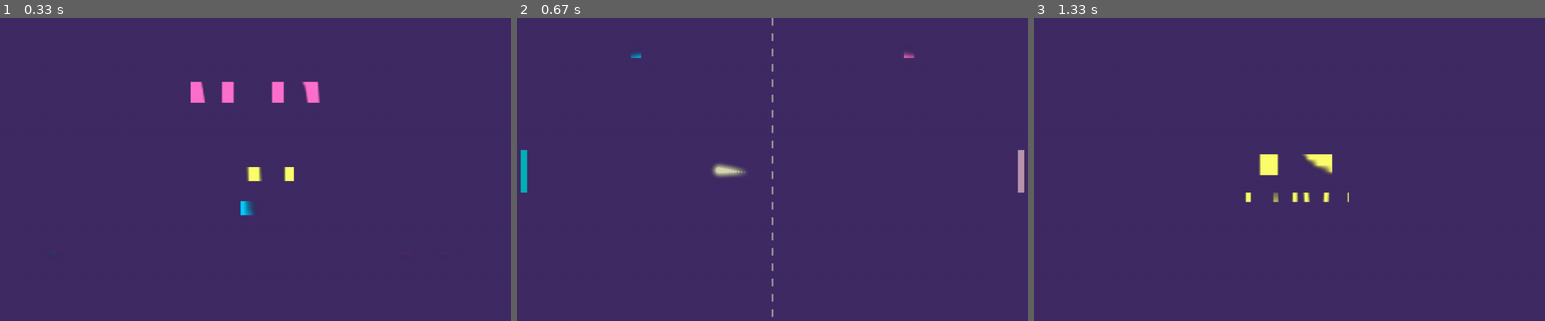
Above: before the commit, frames 1-3 (left to right).
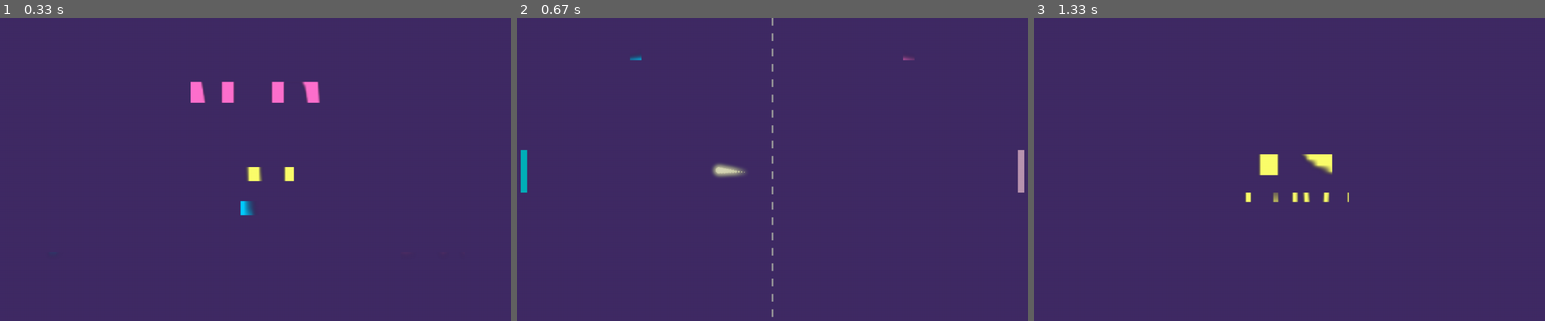
Above: after the commit, the same moments.

Repository: dterracino/neon_pong
Game: pygame game, started from main.py
Two runs of this game, one before a commit and one after it. Both use one fixed random seed, a clock stepped at 60 frames per second and the inputs below.
Inputs:
- Up to frame 1 (0.33 s): no input
- Up to frame 2 (0.67 s): tap Enter at 0.33 s
- Up to frame 3 (1.33 s): tap Esc at 0.67 s

Frame 1 is identical in both runs. In frame 2, 0.1% of the frame differs, in the area x 22-78%, y 11-14%; in frame 3, nothing differs.

Commit message:
Add font size constants and improve documentation
Co-authored-by: dterracino <3344177+dterracino@users.noreply.github.com>

Diff:
--- a/src/rendering/renderer.py
+++ b/src/rendering/renderer.py
@@ -195,14 +195,20 @@
                   font_name: Optional[str] = None, centered: bool = False):
         """Draw text using pygame fonts and OpenGL textures
 
+        This method renders text to a UI overlay that is drawn AFTER the bloom effect,
+        ensuring text remains crisp and readable. Text is cached in textures for performance.
+
         Args:
             text: Text to render
             x: X position (left edge, or center if centered=True)
             y: Y position (top edge)
-            size: Font size
+            size: Font size (use constants from src.utils.constants for consistency)
             color: RGBA color tuple (0-1 range)
-            font_name: Font file name (None for default)
+            font_name: Font file name in assets/fonts/ (None for default pygame font)
             centered: If True, text is centered at x position
+
+        Example:
+            renderer.draw_text("HELLO", 400, 300, FONT_SIZE_LARGE, COLOR_PINK, centered=True)
         """
         if not self.basic_program:
             print("[ERROR] Renderer.draw_text: Cannot draw - basic_program not loaded!")
--- a/src/scenes/game_scene.py
+++ b/src/scenes/game_scene.py
@@ -12,7 +12,8 @@
 from src.utils.constants import (
     WINDOW_WIDTH, WINDOW_HEIGHT, PADDLE_OFFSET,
     WINNING_SCORE, PARTICLE_COUNT, PARTICLE_LIFETIME,
-    COLOR_CYAN, COLOR_PINK, COLOR_YELLOW
+    COLOR_CYAN, COLOR_PINK, COLOR_YELLOW,
+    FONT_SIZE_LARGE, FONT_SIZE_DEFAULT
 )
 
 
@@ -187,15 +188,15 @@
 
         # Draw scores
         score_y = 50
-        self.renderer.draw_text(str(self.score1), WINDOW_WIDTH // 4, score_y, 64, COLOR_CYAN, centered=True)
-        self.renderer.draw_text(str(self.score2), WINDOW_WIDTH * 3 // 4, score_y, 64, COLOR_PINK, centered=True)
+        self.renderer.draw_text(str(self.score1), WINDOW_WIDTH // 4, score_y, FONT_SIZE_LARGE, COLOR_CYAN, centered=True)
+        self.renderer.draw_text(str(self.score2), WINDOW_WIDTH * 3 // 4, score_y, FONT_SIZE_LARGE, COLOR_PINK, centered=True)
 
         # Draw game over message
         if self.game_over:
             msg_y = WINDOW_HEIGHT // 2 - 50
             color = COLOR_CYAN if self.winner == 1 else COLOR_PINK
             winner_text = f"PLAYER {self.winner} WINS!"
-            self.renderer.draw_text(winner_text, WINDOW_WIDTH // 2, msg_y, 72, color, centered=True)
-            self.renderer.draw_text("Press ESC for Menu", WINDOW_WIDTH // 2, msg_y + 100, 32, COLOR_YELLOW, centered=True)
+            self.renderer.draw_text(winner_text, WINDOW_WIDTH // 2, msg_y, FONT_SIZE_LARGE, color, centered=True)
+            self.renderer.draw_text("Press ESC for Menu", WINDOW_WIDTH // 2, msg_y + 100, FONT_SIZE_DEFAULT, COLOR_YELLOW, centered=True)
 
         self.renderer.end_frame()
--- a/src/scenes/menu_scene.py
+++ b/src/scenes/menu_scene.py
@@ -8,7 +8,8 @@
 from src.scenes.game_scene import GameScene
 from src.utils.constants import (
     WINDOW_WIDTH, WINDOW_HEIGHT,
-    COLOR_PINK, COLOR_CYAN, COLOR_YELLOW
+    COLOR_PINK, COLOR_CYAN, COLOR_YELLOW,
+    FONT_SIZE_LARGE, FONT_SIZE_MEDIUM, FONT_SIZE_SMALL
 )
 
 
@@ -56,18 +57,18 @@
 
         # Draw title
         title_y = 150
-        self.renderer.draw_text("NEON PONG", WINDOW_WIDTH // 2, title_y, 72, COLOR_PINK, centered=True)
+        self.renderer.draw_text("NEON PONG", WINDOW_WIDTH // 2, title_y, FONT_SIZE_LARGE, COLOR_PINK, centered=True)
 
         # Draw menu options
         option_y = 350
         for i, option in enumerate(self.options):
             color = COLOR_YELLOW if i == self.selected_option else COLOR_CYAN
             y = option_y + i * 80
-            self.renderer.draw_text(option, WINDOW_WIDTH // 2, y, 48, color, centered=True)
+            self.renderer.draw_text(option, WINDOW_WIDTH // 2, y, FONT_SIZE_MEDIUM, color, centered=True)
 
         # Draw controls
         controls_y = 550
-        self.renderer.draw_text("Player 1: W/S", 100, controls_y, 24, COLOR_CYAN)
-        self.renderer.draw_text("Player 2: UP/DOWN", WINDOW_WIDTH - 300, controls_y, 24, COLOR_PINK)
+        self.renderer.draw_text("Player 1: W/S", 100, controls_y, FONT_SIZE_SMALL, COLOR_CYAN)
+        self.renderer.draw_text("Player 2: UP/DOWN", WINDOW_WIDTH - 300, controls_y, FONT_SIZE_SMALL, COLOR_PINK)
 
         self.renderer.end_frame()
--- a/src/scenes/pause_scene.py
+++ b/src/scenes/pause_scene.py
@@ -5,7 +5,7 @@
 from src.managers.scene_manager import Scene
 from src.rendering.renderer import Renderer
 from src.audio.audio_manager import AudioManager
-from src.utils.constants import WINDOW_WIDTH, WINDOW_HEIGHT, COLOR_YELLOW
+from src.utils.constants import WINDOW_WIDTH, WINDOW_HEIGHT, COLOR_YELLOW, FONT_SIZE_LARGE, FONT_SIZE_DEFAULT
 
 
 class PauseScene(Scene):
@@ -37,7 +37,7 @@
         self.renderer.begin_frame()
 
         # Draw pause text
-        self.renderer.draw_text("PAUSED", WINDOW_WIDTH // 2, WINDOW_HEIGHT // 2 - 40, 72, COLOR_YELLOW, centered=True)
-        self.renderer.draw_text("Press P or ESC to Resume", WINDOW_WIDTH // 2, WINDOW_HEIGHT // 2 + 50, 32, COLOR_YELLOW, centered=True)
+        self.renderer.draw_text("PAUSED", WINDOW_WIDTH // 2, WINDOW_HEIGHT // 2 - 40, FONT_SIZE_LARGE, COLOR_YELLOW, centered=True)
+        self.renderer.draw_text("Press P or ESC to Resume", WINDOW_WIDTH // 2, WINDOW_HEIGHT // 2 + 50, FONT_SIZE_DEFAULT, COLOR_YELLOW, centered=True)
 
         self.renderer.end_frame()
--- a/src/utils/constants.py
+++ b/src/utils/constants.py
@@ -42,3 +42,9 @@
 # Audio settings
 MUSIC_VOLUME = 0.3
 SFX_VOLUME = 0.5
+
+# Font sizes
+FONT_SIZE_LARGE = 72   # For titles and big messages
+FONT_SIZE_MEDIUM = 48  # For menu options
+FONT_SIZE_DEFAULT = 32 # Default text size
+FONT_SIZE_SMALL = 24   # For small text like controls
--- /dev/null
+++ b/test_text_api.py
@@ -0,0 +1,42 @@
+#!/usr/bin/env python3
+"""
+Unit test for text rendering API
+"""
+import os
+os.environ['SDL_AUDIODRIVER'] = 'dummy'
+
+import pygame
+
+def test_font_loading():
+    """Test that pygame fonts can be loaded"""
+    pygame.init()
+
+    # Test default font
+    font = pygame.font.Font(None, 32)
+    assert font is not None, "Failed to load default font"
+    print("✓ Default font loaded successfully")
+
+    # Test various sizes
+    for size in [24, 32, 48, 64, 72]:
+        font = pygame.font.Font(None, size)
+        assert font is not None, f"Failed to load font size {size}"
+        print(f"✓ Font size {size} loaded successfully")
+
+    # Test rendering text
+    font = pygame.font.Font(None, 48)
+    text_surface = font.render("Test Text", True, (255, 255, 255))
+    assert text_surface is not None, "Failed to render text"
+    assert text_surface.get_width() > 0, "Text surface has no width"
+    assert text_surface.get_height() > 0, "Text surface has no height"
+    print(f"✓ Text rendered successfully: {text_surface.get_size()}")
+
+    # Test converting to string format for texture
+    text_data = pygame.image.tostring(text_surface, 'RGBA', True)
+    assert len(text_data) > 0, "Failed to convert text to texture data"
+    print(f"✓ Text converted to texture data: {len(text_data)} bytes")
+
+    pygame.quit()
+    print("\n✓ All font loading tests passed!")
+
+if __name__ == "__main__":
+    test_font_loading()
--- /dev/null
+++ b/test_text_rendering.py
@@ -0,0 +1,60 @@
+#!/usr/bin/env python3
+"""
+Test script for text rendering functionality
+"""
+import os
+os.environ['SDL_AUDIODRIVER'] = 'dummy'
+
+import pygame
+import moderngl
+from src.managers.shader_manager import ShaderManager
+from src.rendering.renderer import Renderer
+from src.utils.constants import WINDOW_WIDTH, WINDOW_HEIGHT, COLOR_PINK, COLOR_CYAN, COLOR_YELLOW
+
+def test_text_rendering():
+    """Test the text rendering functionality"""
+    print("Initializing pygame...")
+    pygame.init()
+
+    print("Creating OpenGL context...")
+    pygame.display.gl_set_attribute(pygame.GL_CONTEXT_MAJOR_VERSION, 3)
+    pygame.display.gl_set_attribute(pygame.GL_CONTEXT_MINOR_VERSION, 3)
+    pygame.display.gl_set_attribute(
+        pygame.GL_CONTEXT_PROFILE_MASK,
+        pygame.GL_CONTEXT_PROFILE_CORE
+    )
+
+    screen = pygame.display.set_mode((WINDOW_WIDTH, WINDOW_HEIGHT), pygame.OPENGL | pygame.DOUBLEBUF)
+    ctx = moderngl.create_context()
+
+    print("Creating renderer...")
+    shader_manager = ShaderManager(ctx)
+    renderer = Renderer(ctx, shader_manager)
+
+    print("Testing text rendering...")
+    renderer.begin_frame()
+
+    # Test various text sizes and colors
+    renderer.draw_text("NEON PONG", WINDOW_WIDTH // 2, 100, 72, COLOR_PINK, centered=True)
+    renderer.draw_text("Start Game", WINDOW_WIDTH // 2, 300, 48, COLOR_YELLOW, centered=True)
+    renderer.draw_text("Quit", WINDOW_WIDTH // 2, 380, 48, COLOR_CYAN, centered=True)
+    renderer.draw_text("Player 1: W/S", 100, 550, 24, COLOR_CYAN)
+    renderer.draw_text("Player 2: UP/DOWN", WINDOW_WIDTH - 300, 550, 24, COLOR_PINK)
+
+    # Test score rendering
+    renderer.draw_text("0", WINDOW_WIDTH // 4, 50, 64, COLOR_CYAN, centered=True)
+    renderer.draw_text("0", WINDOW_WIDTH * 3 // 4, 50, 64, COLOR_PINK, centered=True)
+
+    renderer.end_frame()
+
+    # Save a screenshot
+    print("Saving screenshot...")
+    pygame.image.save(screen, "/tmp/text_rendering_test.png")
+
+    print("Text rendering test completed successfully!")
+    print("Textures cached:", len(renderer.text_texture_cache))
+
+    pygame.quit()
+
+if __name__ == "__main__":
+    test_text_rendering()
